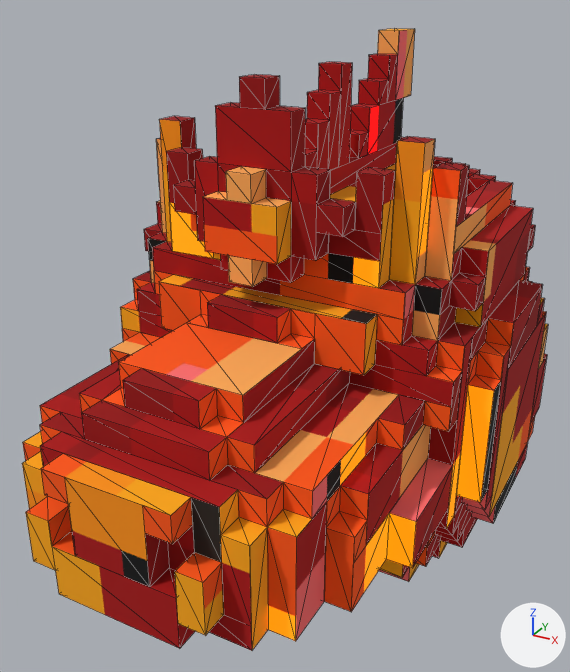
Two versions of the glTF model new/exchange_blender/asset_gltfs/Assets/queen crown/red/queen crown_rainbow spectacles.gltf, one commit apart.
Both versions are drawn from a 50 mm camera at (14.3, -32.2, 10.7) aimed at (-2.0, -2.6, -4.1). Arrows for +X, +Y and +Z are at lower right; the lights stay in place. Mesh edges are drawn as thin lines. Vertices at the same position are counted once.

Names of what the first picture shows: 'C35_H_QueenC_RedG_RBSpec-Mesh'.
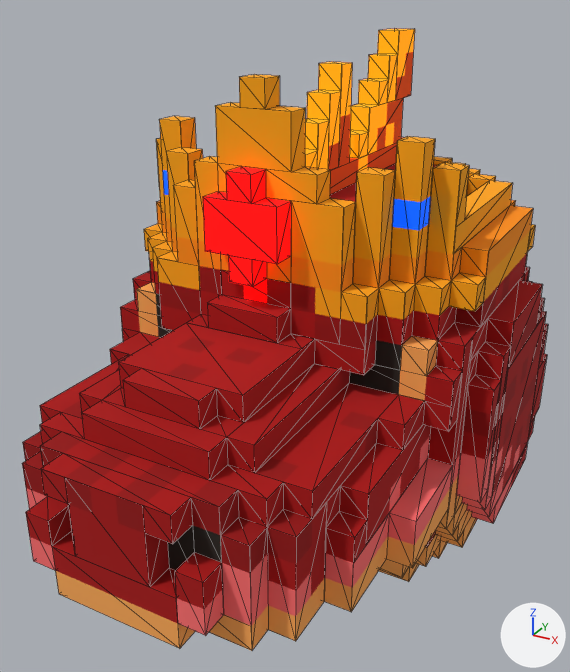
Pixel boxes (x1, y1, x2, y2) of what changed, in the pictures (570 x 672 px):
part 1 of me_c35_h_queenc_redg_rbspec_mesh, cut back
    both: (152, 151, 428, 376)
part 2 of me_c35_h_queenc_redg_rbspec_mesh, surface changed
    both: (22, 29, 548, 651)

What changed in the scene script:
```text
Change me_c35_h_queenc_redg_rbspec_mesh:
    used by ob_c35_h_queenc_redg_rbspec_mesh; location = (0.0, 0.0, 0.0); scale = (-1.0, 1.0, 1.0)
    remove me_c35_h_queenc_redg_rbspec_mesh.from_pydata(...)  # 1083 vertices, 1766 faces; spans x -8.5..8.5, y -17.5..15.5, z -15.0..9.0
    add me_c35_h_queenc_redg_rbspec_mesh.from_pydata(...)  # 1070 vertices, 1738 faces; spans x -8.5..8.5, y -17.5..15.5, z -15.0..9.0
    me_c35_h_queenc_redg_rbspec_mesh part 1
    23 vertices are removed from x -5.5..5.5, y -8.5..-7.5, z -1.0..3.0
    66 faces are deleted
    4 vertices are added at (-4.5, -8.5, 1.0), (4.5, -8.5, 1.0), (-3.5, -8.5, -1.0), (-4.5, -8.5, -1.0)
    6 new vertices lie (0.0, 0.0, -3.0) away from vertices in x -5.5..3.5, y -8.5..-7.5, z 1.0..4.0
    38 new faces join them
    me_c35_h_queenc_redg_rbspec_mesh part 2: 1658 kept faces spanning x -8.5..8.5, y -17.5..15.5, z -15.0..9.0 get new texture (UV) coordinates
```
